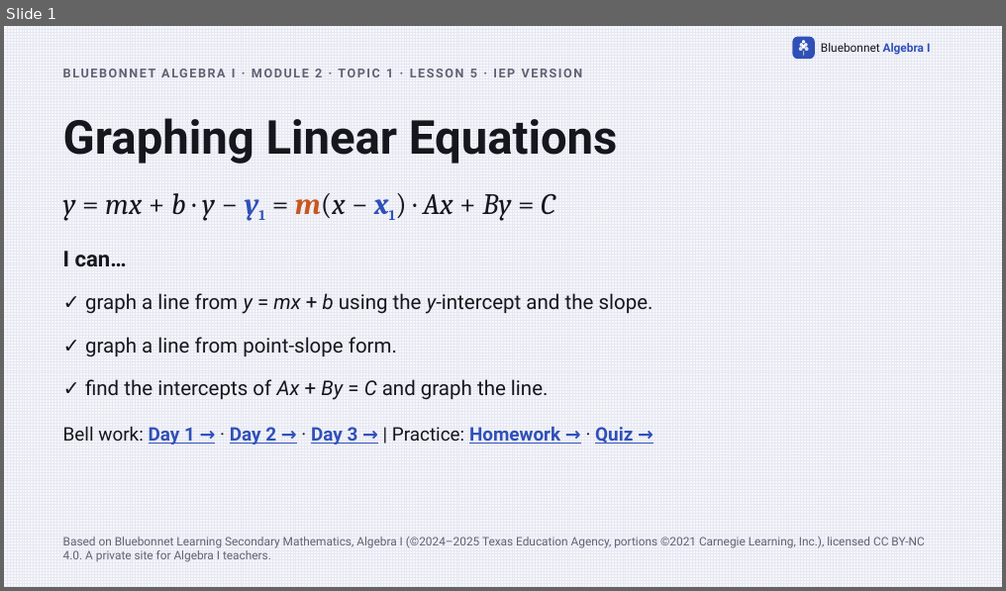
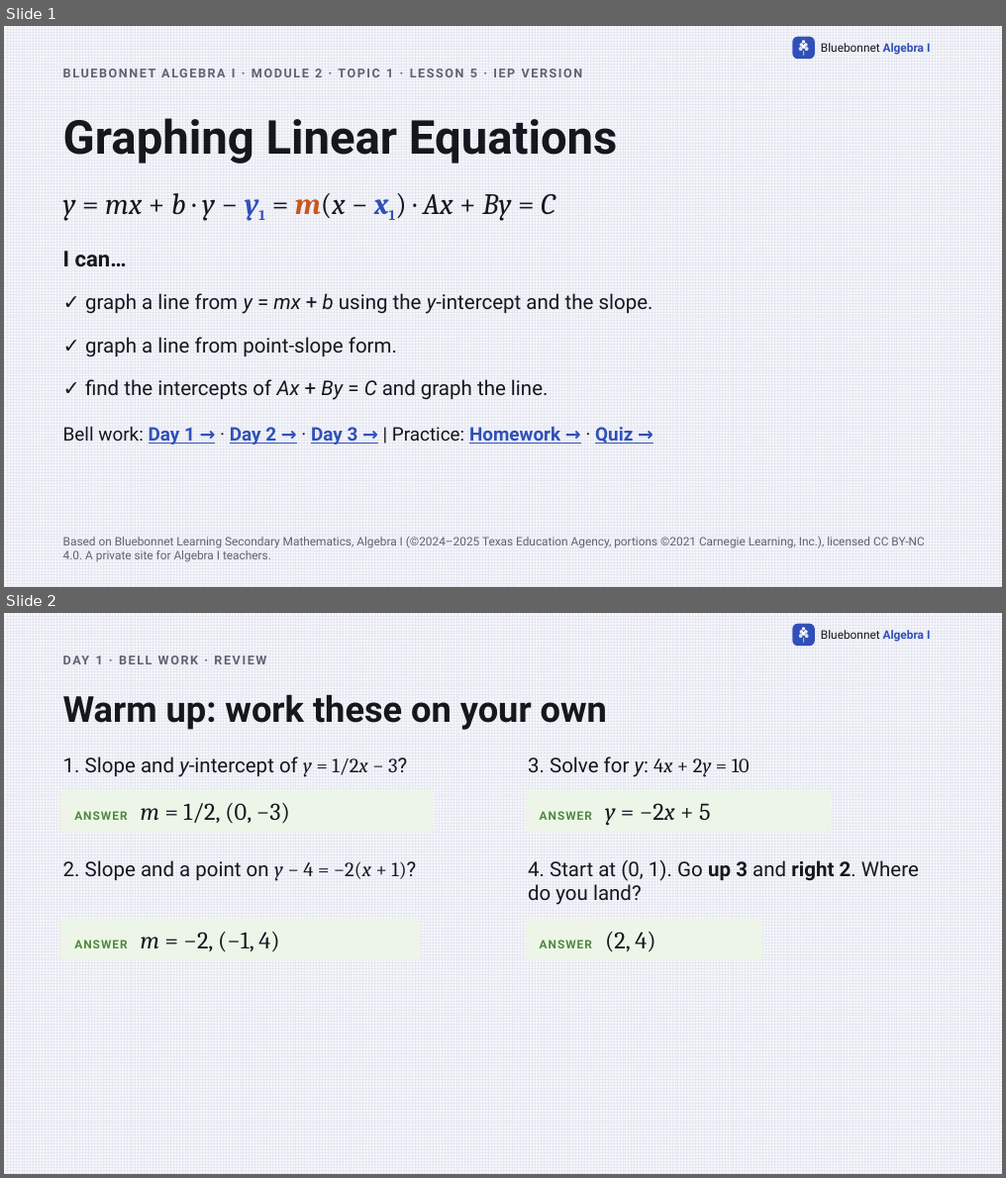
Before and after one commit to Apolloat2022/Algebra1M2U1L4, a slide deck: IEP/lesson5-using-linear-equations-IEP.pptx. Shown one above the other, each under a label of ours: slide 1 before the commit, slides 1 and 2 after it. The pictures are 1006x591 and 1006x1178 pixels, drawn with LibreOffice and Linux fonts; fonts in the diff are those of the drawing. Boxes give left, top, right and bottom in pixels: in the first picture for what was removed or moved away, otherwise in the second. Text is boxed around its words. In the diff, an @@ line names an element or a change of style, - is before the commit and + after.

```diff
--- a/IEP/lesson5-using-linear-equations-IEP.pptx
+++ b/IEP/lesson5-using-linear-equations-IEP.pptx
@@ slide 2 added at bbox=[4, 613, 1002, 1174], background pattern #E6E8F2 on #F7F7FB; not listed: 9 template elements that a slide beside it also shows @@
@@ text added at bbox=[96, 656, 103, 664], 12 pt, text #5F6272, bold @@
+DAY 1 · BELL WORK · REVIEW
@@ text added at bbox=[63, 694, 607, 730], 34.5 pt, text #16171D, bold @@
+Warm up: work these on your own
@@ text added at bbox=[63, 757, 407, 777], 19.5 pt, text #16171D @@
+1. Slope and y-intercept of y = 1/2x − 3?
@@ text added at bbox=[528, 757, 749, 777], 19.5 pt, text #16171D @@
+3. Solve for y: 4x + 2y = 10
@@ rounded rectangle added at bbox=[60, 789, 434, 833], fill #EDF5E9, 23.2 pt, text #16171D @@
+ANSWER m = 1/2, (0, −3)
@@ rounded rectangle added at bbox=[525, 789, 832, 833], fill #EDF5E9, 23.2 pt, text #16171D @@
+ANSWER y = −2x + 5
@@ text added at bbox=[63, 861, 416, 881], 19.5 pt, text #16171D @@
+2. Slope and a point on y − 4 = −2(x + 1)?
@@ text added at bbox=[528, 861, 919, 905], 19.5 pt, text #16171D @@
+4. Start at (0, 1). Go up 3 and right 2. Where do you land?
@@ rounded rectangle added at bbox=[60, 919, 420, 961], fill #EDF5E9, 23.2 pt, text #16171D @@
+ANSWER m = −2, (−1, 4)
@@ rounded rectangle added at bbox=[525, 919, 763, 961], fill #EDF5E9, 11.2 pt, text #4F8A3C, bold @@
+ANSWER (2, 4)
```
Also in this commit, not shown: 2 other slides added, 6 other files.
